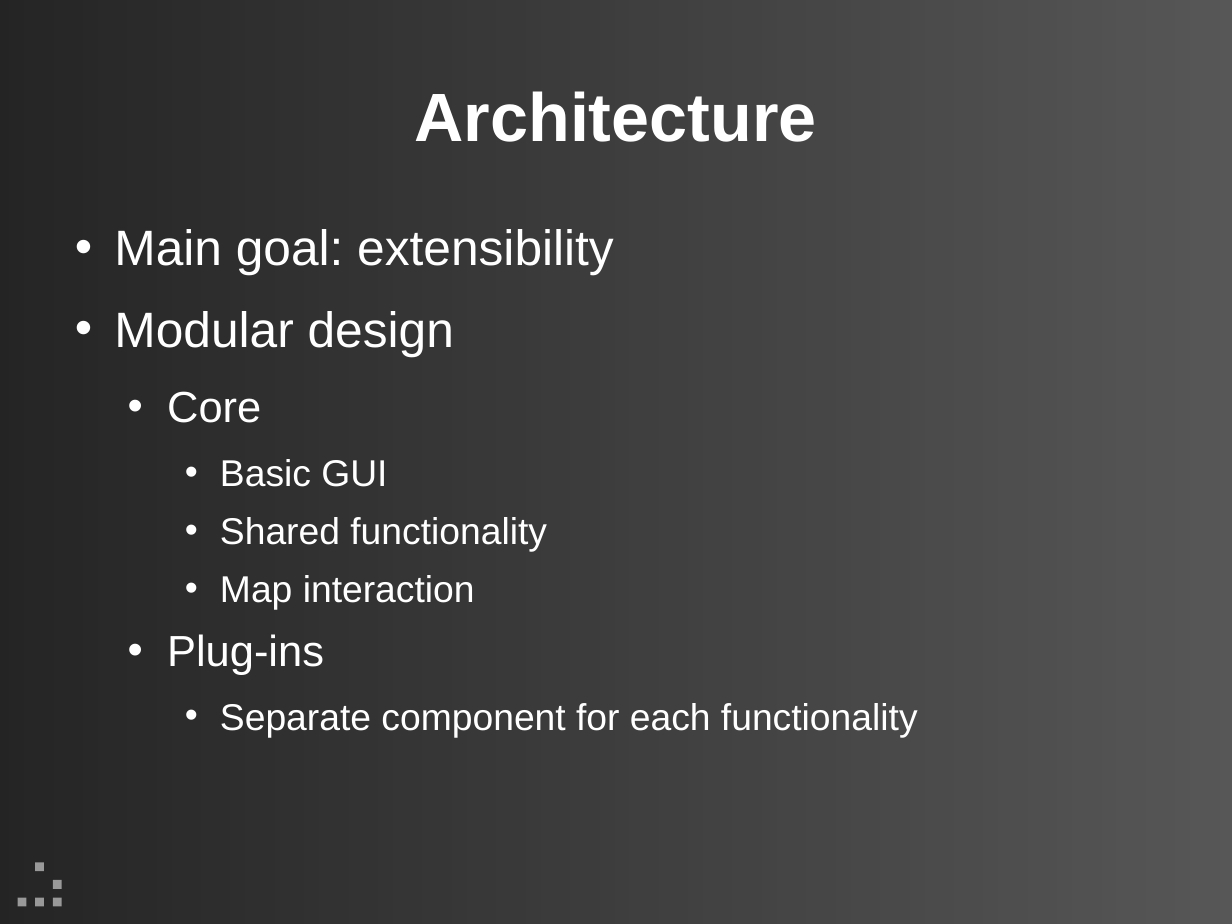
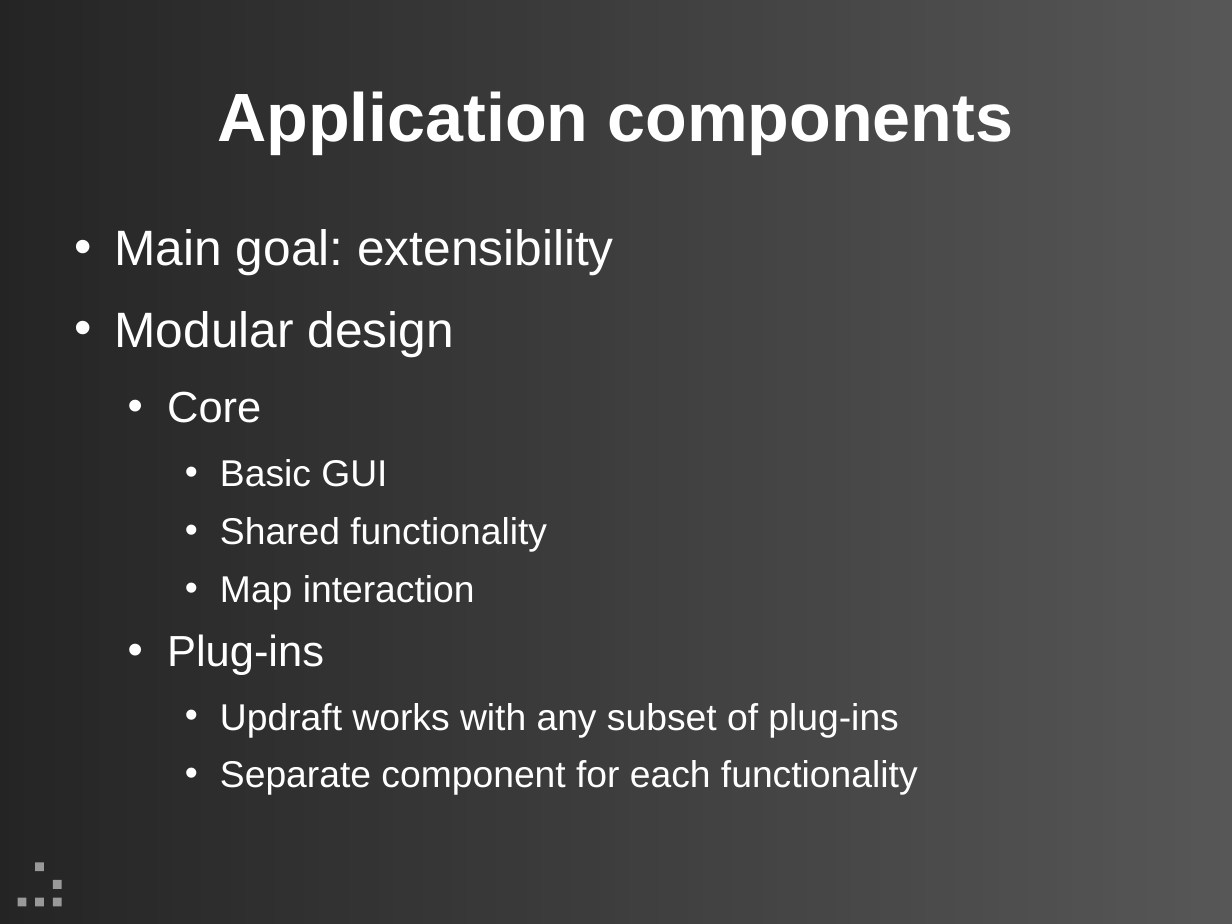
Before and after one commit to updraft/updraft, a slide deck: slide 9 of Docs/presentation.odp. Drawn at 1232x924 pixels with LibreOffice and Linux fonts; fonts in the diff are those of the drawing; background and template pictures are left out. Boxes give left, top, right and bottom in pixels: in the first picture for what was removed or moved away, otherwise in the second. Text is boxed around its words. In the diff, an @@ line names an element or a change of style, - is before the commit and + after.

```diff
--- a/Docs/presentation.odp
+++ b/Docs/presentation.odp
@@ title at [217, 91, 1013, 153]: text changed @@
-Architecture
+Application components
@@ text at [220, 703, 898, 737]: paragraph added @@
+    • Updraft works with any subset of plug-ins
```
Also in this commit, not shown: 10 other slides changed, 6 slides added, 2 slides removed.
